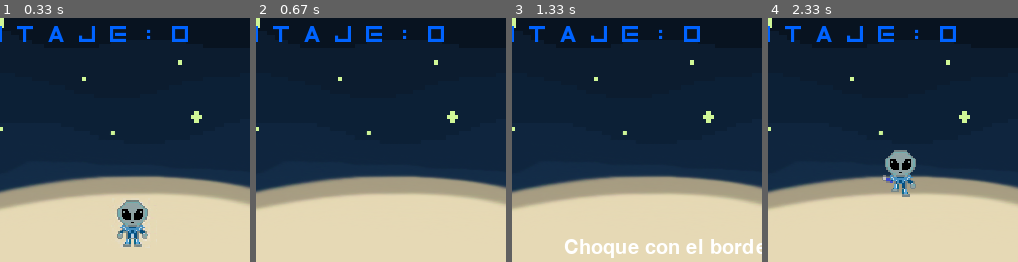
Above: before the commit, frames 1-4 (left to right).
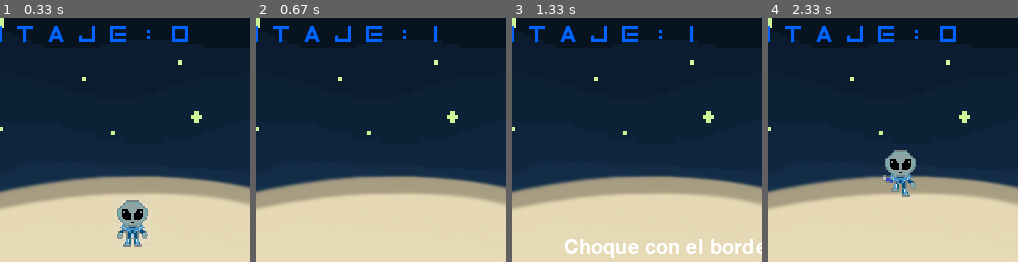
Above: after the commit, the same moments.

Repository: aperez536/pygame
Game: pygame game, started from Aliens.py
Two runs of this game, one before a commit and one after it. Both use one fixed random seed, a clock stepped at 60 frames per second and the inputs below.
Inputs:
- Up to frame 1 (0.33 s): no input
- Up to frame 2 (0.67 s): hold S from 0.33 s (still down); hold Right from 0.33 s (still down)
- Up to frame 3 (1.33 s): release S at 0.8 s; release Right at 0.8 s; hold A 0.83-1.3 s; hold Right 0.83-1.3 s
- Up to frame 4 (2.33 s): hold Up 1.83-2.3 s
The pictures show only the part of the screen within x 19-69%, y 2-52%; the shares and areas given below are measured in that part.

Frame 1 is identical in both runs. In frame 2, 0.3% of the frame differs, in the area x 68-76%, y 3-10%; in frame 3, 0.3%; in frame 4, nothing differs.

Commit message:
agregue en la carpeta sonidos, nuevos sonidos que podrian ser los sonidos principales del juego.Arregle puntaje.

Diff:
--- a/Aliens.py
+++ b/Aliens.py
@@ -55,7 +55,7 @@
     TextRect.center = ((DISPLAY_ANCHO/2), (DISPLAY_ALTURA/2))
     config.gameDisplay.blit(TextSurf, TextRect)
     pygame.display.update()
-    time.sleep(1)
+    time.sleep(3)
     game_loop()
 
 def mensaje_gano():
@@ -75,6 +75,11 @@
     pygame.display.update()
     time.sleep(1)
     game_loop()
+def agarraobjeto(aagarro,totalitenagarrado):
+    Puntaje = 0 #Se podria poner dentro de la clase Alien.Puntaje (Multijugador?!)
+    if  aagarro==True:
+        totalitenagarrado+=1
+    return totalitenagarrado
 
 def game_loop():
 
@@ -108,7 +113,7 @@
     #------------
     contador = 0 # contador para el cambio visual de imagenes
     agarratuerca = False
-    contartuerca = -1
+    contartuerca = 2
 
     #---pos del tornillo
     x2 = 300
@@ -121,7 +126,9 @@
     #posicion nave
     x3 = 450
     y3 = 450
-
+    #sonidos de personaje de movimiento y agarre
+    sonidomover=pygame.mixer.Sound("Sonidos/mover.mp3")
+    pygame.mixer.music.load("Sonidos/win.mp3")
     # para ver si la tecla sigue apretada
     while not gameExit:
         for event in pygame.event.get():
@@ -136,19 +143,20 @@
                 if event.key == pygame.K_LEFT or event.key == pygame.K_a:
                     contador += 1
                     x =- vel
+                    sonidomover.play()
 
                 if event.key == pygame.K_RIGHT or event.key == pygame.K_d:
                     contador += 1
                     x = vel
-
+                    sonidomover.play()
                 if event.key == pygame.K_UP or event.key == pygame.K_w:
                     contador += 1
                     y =- vel
-
+                    sonidomover.play()
                 if event.key == pygame.K_DOWN or event.key == pygame.K_s:
                     contador += 1
                     y = vel
-
+                    sonidomover.play()
             if event.type == pygame.KEYUP:
 
                 if event.key == pygame.K_LEFT or event.key == pygame.K_a:
@@ -164,6 +172,7 @@
                     y = 0
 
         if(contador > 4):
+
             contador = 0
 
         x_var += x
@@ -172,9 +181,9 @@
         # si el perosonaje principal esta en esa pocision , va a agarrar la tuerca.
         if((x_var>=330 and x_var<=340)and (y_var >=220 and y_var<=250) ):
             agarratuerca=True
-            Puntaje = Puntaje + 1
-            contartuerca=1
-
+            if (contartuerca==2 and agarratuerca== True):
+                Puntaje=agarraobjeto(agarratuerca,Puntaje)
+                contartuerca=1
         config.gameDisplay.fill(NEGRO)
         config.gameDisplay.blit(fondo, (0, 0))
 
@@ -182,7 +191,7 @@
 
         iAlien.move(x_var, y_var,contador)
         if Puntaje > 2000:
-            nuevoMensaje.Borrar()
+           nuevoMensaje.Borrar()
         else:
             nuevoMensaje.Print("Puntaje:" + str(Puntaje))
 
@@ -194,7 +203,10 @@
         #print (x_var,y_var,contartornillo,contartuerca)
         if((x_var>=280 and x_var<=290)and (y_var >267 and y_var<=290) ):
             agarratornillo=True
-            contartornillo=1
+            if agarratornillo==True and contartornillo==0:
+                Puntaje=agarraobjeto(agarratornillo,Puntaje)
+                contartornillo=1
+
         #----------------------------------------
 
 
@@ -215,8 +227,11 @@
 
 
         if contartornillo == contartuerca:
+
             if ((x_var>=410 and x_var<=450) and (y_var>=400 and y_var<=450)):
+                pygame.mixer.music.play(-1,0.0)
                 mensaje_gano()
+
 
         config.updateFPS() #Actualiza el Display
 
--- a/Menu.py
+++ b/Menu.py
@@ -132,6 +132,7 @@
             opcion.imprimir(screen)
 
 def comenzar_nuevo_juego():
+    pygame.mixer.music.stop()
     pygame.display.update()
     screen = pygame.display.set_mode((500, 500))
     pygame.display.update()
Not shown, changed: README.md
Not shown, added: .project
Not shown, added: .pydevproject
Not shown, added: .settings/org.eclipse.core.resources.prefs
Not shown, added: Sonidos/a.mp3
Not shown, added: Sonidos/mover.mp3
Not shown, added: Sonidos/win.mp3
Not shown, added: Sonidos/win2.mp3
